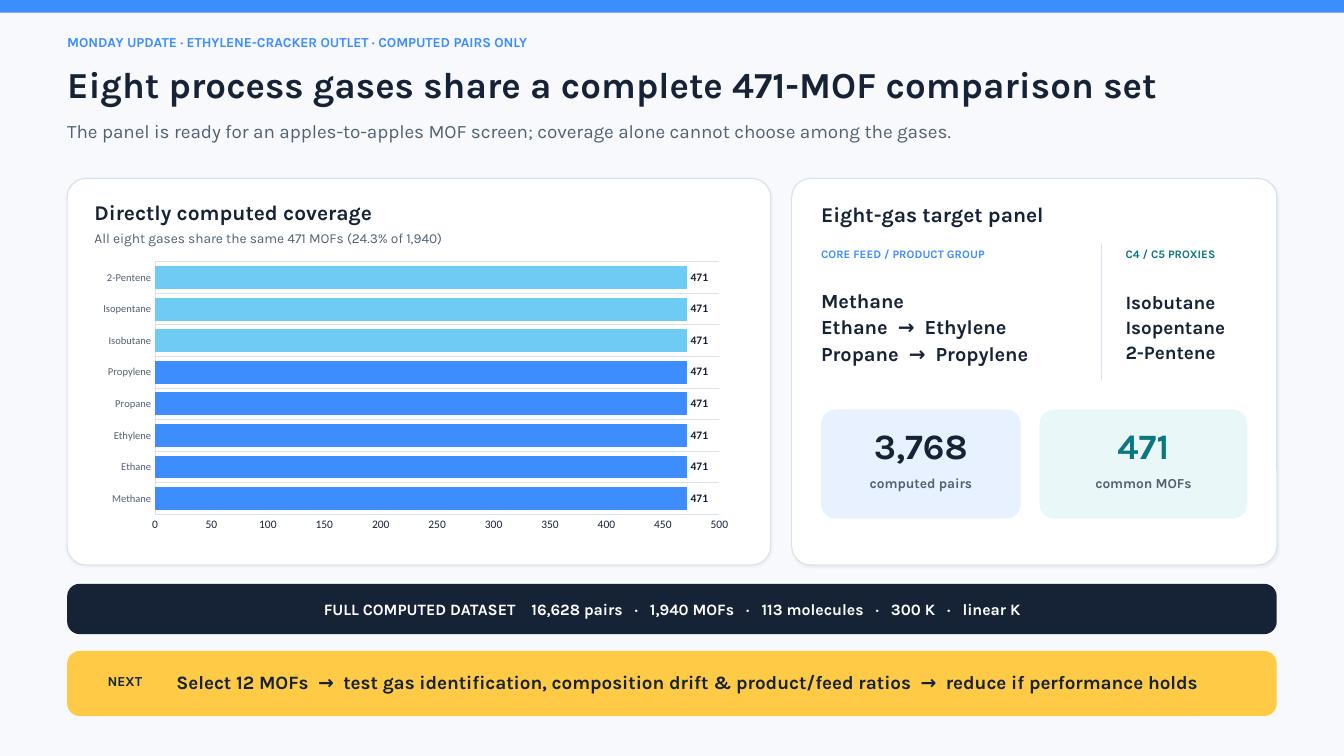
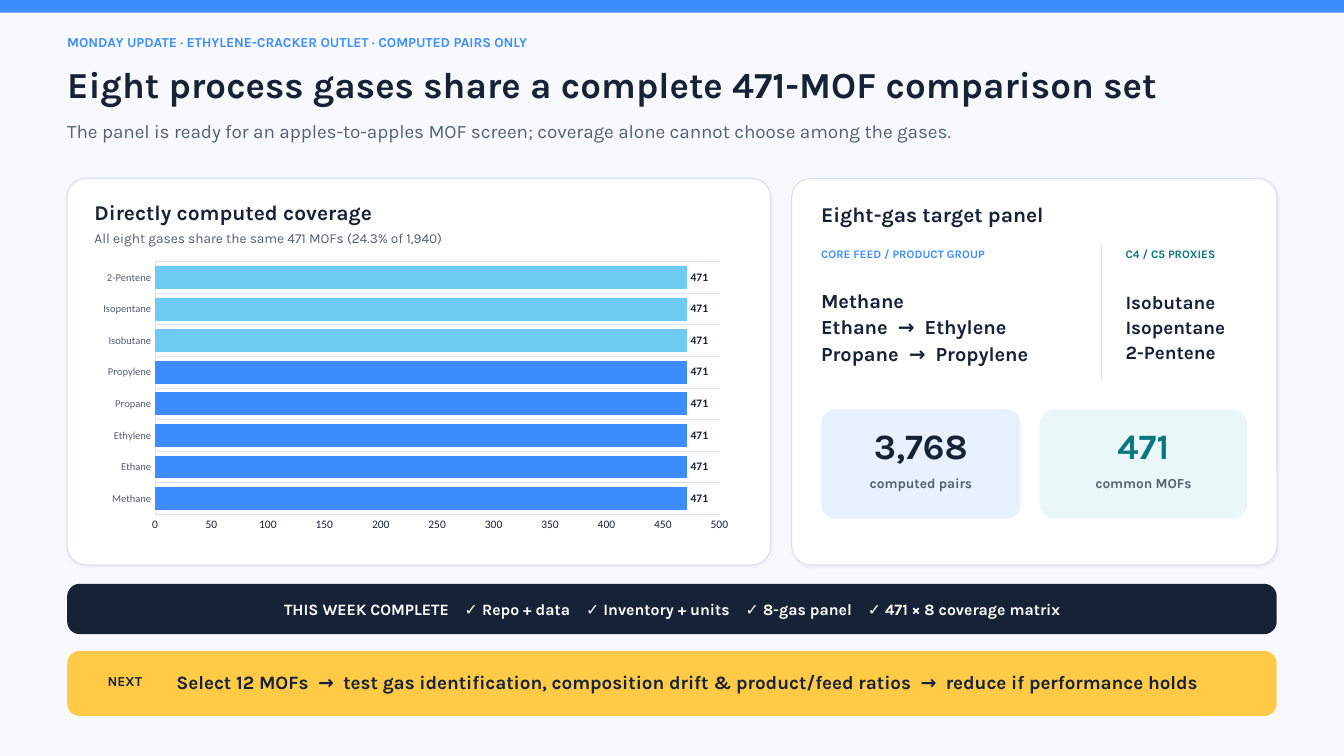
Before and after one commit to kma300/ChBE4699_Medford, a slide deck: slide 1 of outputs/monday_update_ethylene_cracker.pptx. Drawn at 1344x756 pixels with LibreOffice and Linux fonts; fonts in the diff are those of the drawing. Boxes give left, top, right and bottom in pixels: in the first picture for what was removed or moved away, otherwise in the second. Text is boxed around its words. In the diff, an @@ line names an element or a change of style, - is before the commit and + after.

Commit message:
Add weekly timeline checkpoint to Monday slide

```diff
--- a/outputs/monday_update_ethylene_cracker.pptx
+++ b/outputs/monday_update_ethylene_cracker.pptx
@@ text at (x1=284, y1=604, x2=1061, y2=619): text changed @@
-FULL COMPUTED DATASET 16,628 pairs · 1,940 MOFs · 113 molecules · 300 K · linear K
+THIS WEEK COMPLETE ✓ Repo + data ✓ Inventory + units ✓ 8-gas panel ✓ 471 × 8 coverage matrix
```
Also in this commit, not shown: 3 other files.
